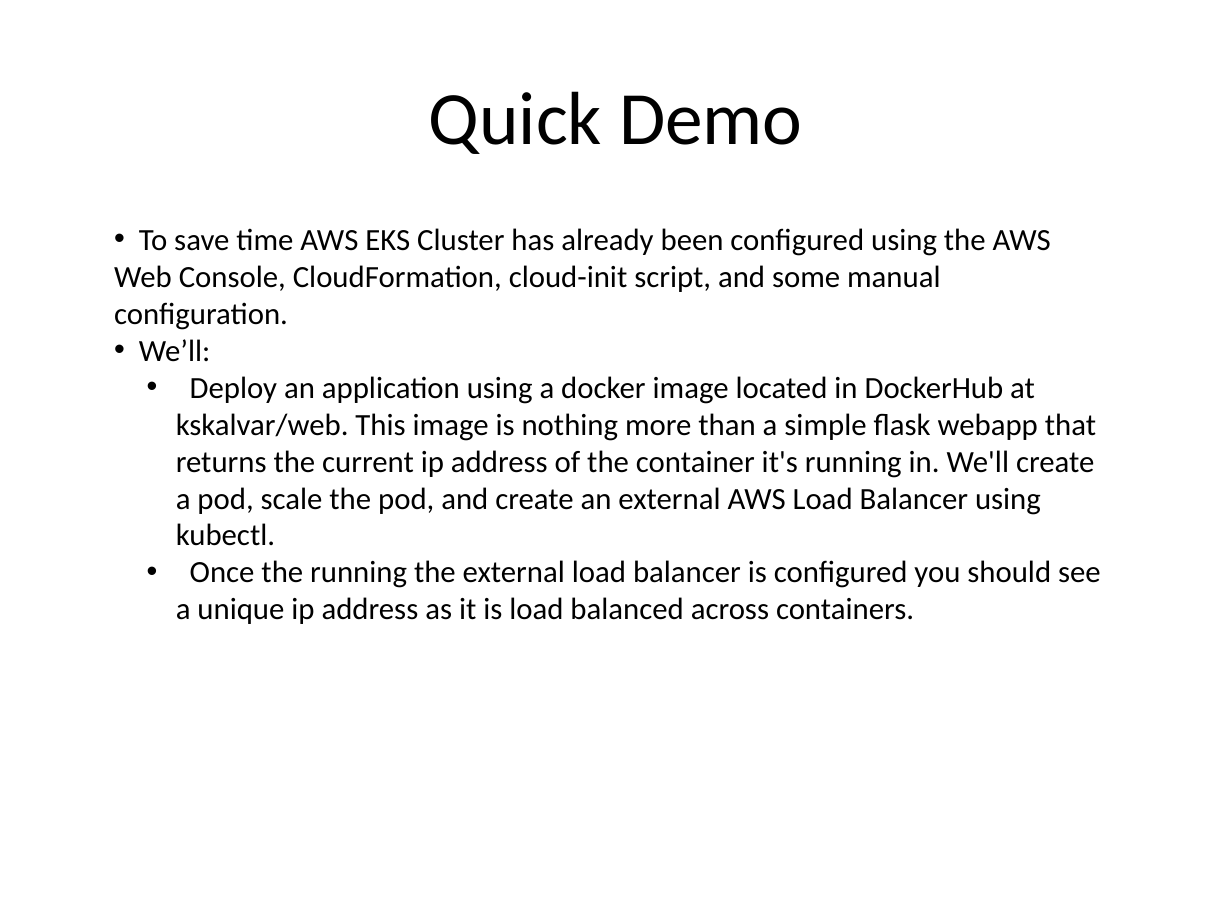
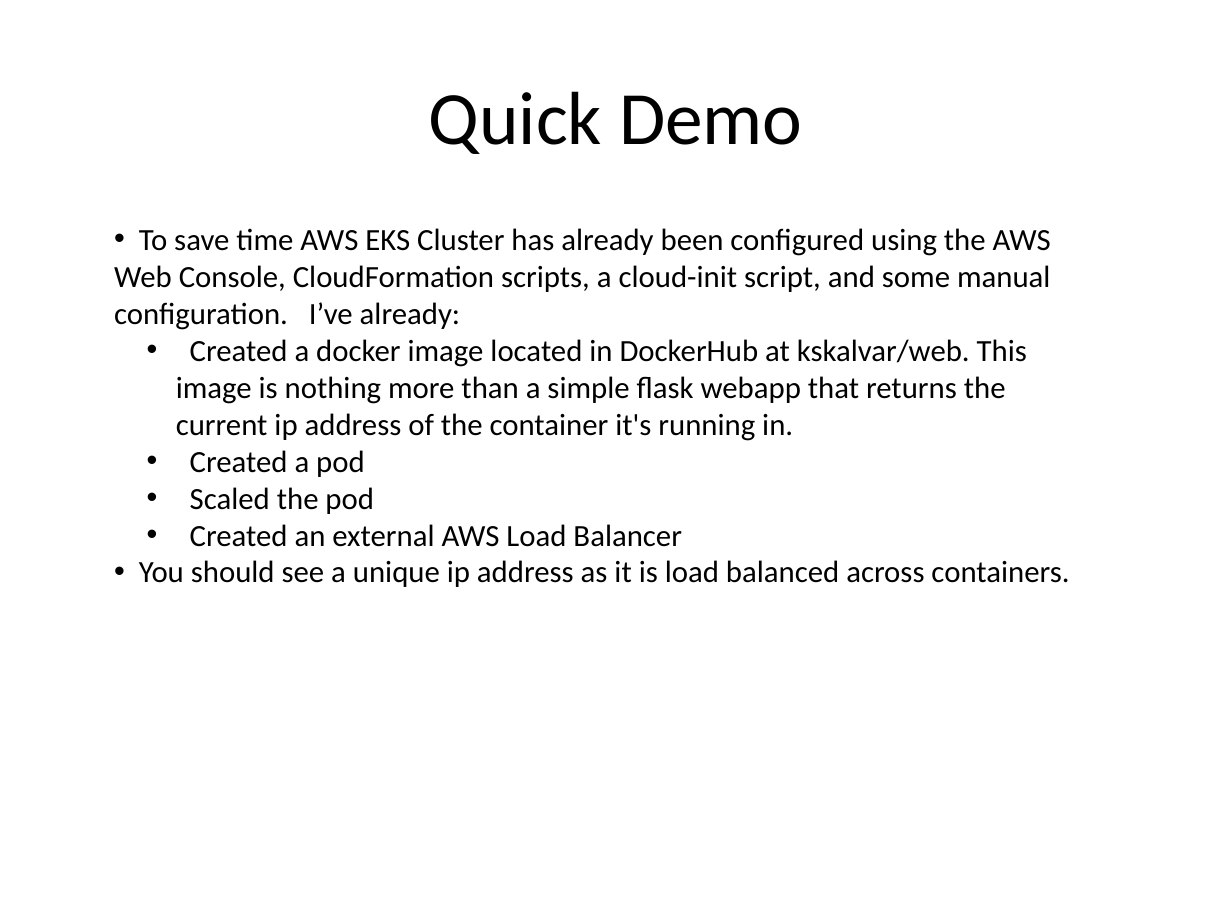
Before and after one commit to kskalvar/aws-eks-cluster-quickstart, a slide deck: slide 8 of slides/AWS-EKS-Cluster-Quickstart.pptx. Drawn at 1232x924 pixels with LibreOffice and Linux fonts; fonts in the diff are those of the drawing; background and template pictures are left out. Boxes give left, top, right and bottom in pixels: in the first picture for what was removed or moved away, otherwise in the second. Text is boxed around its words. In the diff, an @@ line names an element or a change of style, - is before the commit and + after.

```diff
--- a/slides/AWS-EKS-Cluster-Quickstart.pptx
+++ b/slides/AWS-EKS-Cluster-Quickstart.pptx
@@ text at [114, 228, 1069, 587]: text changed @@
-• To save time AWS EKS Cluster has already been configured using the AWS Web Console, CloudFormation, cloud-init script, and some manual configuration.
-• We’ll:
-  • Deploy an application using a docker image located in DockerHub at kskalvar/web. This image is nothing more than a simple flask webapp that returns the current ip address of the container it's running in. We'll create a pod, scale the pod, and create an external AWS Load Balancer using kubectl.
-  • Once the running the external load balancer is configured you should see a unique ip address as it is load balanced across containers.
+• To save time AWS EKS Cluster has already been configured using the AWS Web Console, CloudFormation scripts, a cloud-init script, and some manual configuration. I’ve already:
+  • Created a docker image located in DockerHub at kskalvar/web. This image is nothing more than a simple flask webapp that returns the current ip address of the container it's running in.
+  • Created a pod
+  • Scaled the pod
+  • Created an external AWS Load Balancer
+• You should see a unique ip address as it is load balanced across containers.
```
Also in this commit, not shown: 7 other slides changed.
